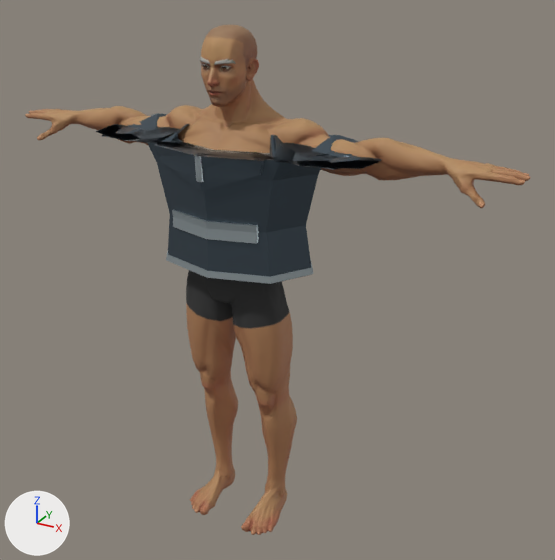
Two versions of the glTF model assets/characters/experimental/plate_chest-male.glb, one commit apart.
Both versions are drawn from a 50 mm camera at (1.31, -2.06, 2.04) aimed at (0.11, 0.1, 0.96). The axes (+X, +Y, +Z) are drawn at lower left. The lights are the same throughout. The first picture is the older version. Vertices at exactly the same position are counted once.

The first picture shows 'Articulated abdominal overlap', 'Bound tunic hem', 'Breastplate folded center ridge', 'Faceted breastplate reinforcement', 'Pauldron bound front edge 1', 'Plate pauldron -1', 'Plate pauldron 1', 'Sleeve cuff binding 1', 'SuperHero_Male', 'plate tunic torso', 'plate upper sleeve -1', 'plate upper sleeve 1' and 2 more.
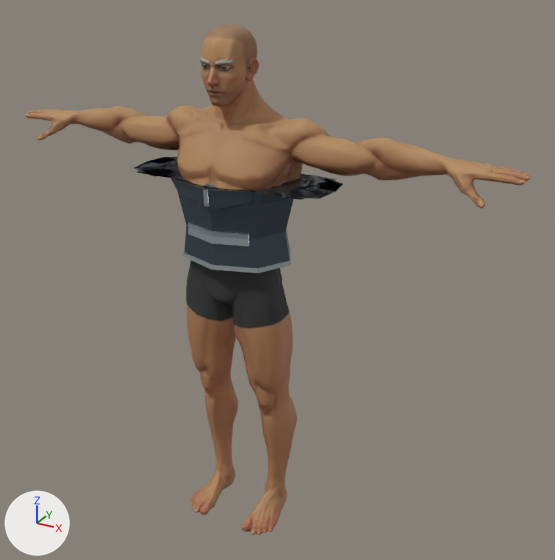
Pixel boxes [x1, y1, x2, y2] of what changed, in the pictures (555 x 560 px):
'plate tunic torso', reshaped (29% narrower, 33% shorter)
    before: [142, 129, 330, 284]
    after: [170, 169, 304, 273]
'Faceted breastplate reinforcement', reshaped (30% narrower, 29% shorter)
    before: [153, 143, 267, 191]
    after: [175, 178, 255, 212]
'plate upper sleeve 1', reshaped
    before: [269, 135, 382, 169]
    after: [260, 175, 342, 198]
'Articulated abdominal overlap', moved, rescaled (28% narrower, 29% shorter)
    before: [172, 210, 259, 244]
    after: [188, 222, 250, 246]
'Bound tunic hem', rescaled (26% narrower, 18% shorter)
    before: [166, 251, 313, 284]
    after: [183, 246, 291, 273]
'plate upper sleeve -1', reshaped
    before: [99, 113, 189, 142]
    after: [135, 157, 182, 178]
'Plate pauldron 1', reshaped
    before: [273, 143, 375, 170]
    after: [263, 174, 336, 200]
'Plate pauldron -1', reshaped
    before: [102, 125, 179, 143]
    after: [137, 156, 178, 178]
'Breastplate folded center ridge', moved, rescaled
    before: [195, 153, 205, 182]
    after: [203, 187, 209, 206]
'Sleeve cuff binding 1', reshaped
    before: [302, 161, 378, 169]
    after: [274, 178, 343, 199]
'Pauldron bound front edge 1', moved, rescaled
    before: [295, 161, 311, 167]
    after: [273, 193, 286, 197]

Patch to the scene script:
```diff
--- a/assets/characters/experimental/plate_chest-male.glb.py
+++ b/assets/characters/experimental/plate_chest-male.glb.py
@@ me_mesh_0 @@
-me_mesh_0.from_pydata(...)  # 96 vertices, 192 faces; spans x -0.353..0.353, y -0.173..0.22, z 1.04..1.46
+me_mesh_0.from_pydata(...)  # 96 vertices, 192 faces; spans x -0.253..0.253, y -0.141..0.185, z 1.058..1.344
+# me_mesh_0 part 1: 96 of 96 vertices moved; they spanned x -0.353..0.353, y -0.173..0.22, z 1.04..1.46 and now span x -0.253..0.253, y -0.141..0.185, z 1.058..1.344; mean shift (0.0, 0.0, -0.078)
 me_mesh_0.materials.append(mat_steel)
@@ me_mesh_2 @@
-me_mesh_2.from_pydata(...)  # 32 vertices, 64 faces; spans x -0.29..0.29, y -0.163..0.224, z 1.042..1.065
+me_mesh_2.from_pydata(...)  # 32 vertices, 64 faces; spans x -0.209..0.209, y -0.133..0.188, z 1.059..1.075
+# me_mesh_2 part 2: the whole mesh is scaled about its middle by (0.72, 0.83, 0.68), then moved by (0.0, -0.003, 0.014)
 me_mesh_2.materials.append(mat_steel_edge_001)
@@ me_mesh_3 @@
-me_mesh_3.from_pydata(...)  # 55 vertices, 92 faces; spans x -0.204..0.204, y -0.188..-0.115, z 1.337..1.45
+me_mesh_3.from_pydata(...)  # 55 vertices, 92 faces; spans x -0.147..0.147, y -0.153..-0.093, z 1.26..1.337
+# me_mesh_3 part 3: 55 of 55 vertices moved; they spanned x -0.204..0.204, y -0.188..-0.115, z 1.337..1.45 and now span x -0.147..0.147, y -0.153..-0.093, z 1.26..1.337; mean shift (0.001, 0.027, -0.106)
 me_mesh_3.materials.append(mat_steel_001)
@@ me_mesh_4 @@
-me_mesh_4.from_pydata(...)  # 46 vertices, 86 faces; spans x -0.0102..0.0102, y -0.195..-0.1564, z 1.3694..1.4502
+me_mesh_4.from_pydata(...)  # 46 vertices, 86 faces; spans x -0.0074..0.0074, y -0.1594..-0.1274, z 1.2818..1.3368
+# me_mesh_4 part 4: the whole mesh is scaled about its middle by (0.72, 0.83, 0.68), then moved by (0.0, 0.0323, -0.1006)
 me_mesh_4.materials.append(mat_steel_edge_002)
@@ me_mesh_5 @@
-me_mesh_5.from_pydata(...)  # 26 vertices, 48 faces; spans x -0.16..0.16, y -0.159..-0.1, z 1.174..1.232
+me_mesh_5.from_pydata(...)  # 26 vertices, 48 faces; spans x -0.116..0.116, y -0.129..-0.08, z 1.149..1.189
+# me_mesh_5 part 5: the whole mesh is scaled about its middle by (0.72, 0.83, 0.68), then moved by (0.0, 0.024, -0.034)
 me_mesh_5.materials.append(mat_steel_edge_003)
@@ me_mesh_8 @@
-me_mesh_8.from_pydata(...)  # 79 vertices, 154 faces; spans x -0.506..-0.155, y -0.14..0.186, z 1.403..1.502
+me_mesh_8.from_pydata(...)  # 79 vertices, 154 faces; spans x -0.364..-0.148, y -0.114..0.157, z 1.315..1.34
+# me_mesh_8 part 6: 79 of 79 vertices moved; they spanned x -0.506..-0.155, y -0.14..0.186, z 1.403..1.502 and now span x -0.364..-0.148, y -0.114..0.157, z 1.315..1.34; mean shift (0.079, -0.003, -0.124)
 me_mesh_8.materials.append(mat_steel_002)
@@ me_mesh_10 @@
-me_mesh_10.from_pydata(...)  # 12 vertices, 20 faces; spans x -0.488..-0.187, y -0.128..0.174, z 1.45..1.481
+me_mesh_10.from_pydata(...)  # 12 vertices, 20 faces; spans x -0.351..-0.163, y -0.104..0.147, z 1.325..1.337
+# me_mesh_10 part 7: 12 of 12 vertices moved; they spanned x -0.488..-0.187, y -0.128..0.174, z 1.45..1.481 and now span x -0.351..-0.163, y -0.104..0.147, z 1.325..1.337; mean shift (0.086, 0.0, -0.125)
 me_mesh_10.materials.append(mat_steel_003)
@@ me_mesh_12 @@
-me_mesh_12.from_pydata(...)  # 79 vertices, 154 faces; spans x 0.155..0.506, y -0.14..0.186, z 1.403..1.502
+me_mesh_12.from_pydata(...)  # 79 vertices, 154 faces; spans x 0.148..0.364, y -0.114..0.157, z 1.315..1.34
+# me_mesh_12 part 8: 79 of 79 vertices moved; they spanned x 0.155..0.506, y -0.14..0.186, z 1.403..1.502 and now span x 0.148..0.364, y -0.114..0.157, z 1.315..1.34; mean shift (-0.079, -0.003, -0.124)
 me_mesh_12.materials.append(mat_steel_004)
@@ me_mesh_13 @@
-me_mesh_13.from_pydata(...)  # 30 vertices, 60 faces; spans x 0.222..0.506, y -0.129..0.171, z 1.449..1.48
+me_mesh_13.from_pydata(...)  # 30 vertices, 60 faces; spans x 0.177..0.364, y -0.105..0.144, z 1.329..1.337
+# me_mesh_13 part 9: 30 of 30 vertices moved; they spanned x 0.222..0.506, y -0.129..0.171, z 1.449..1.48 and now span x 0.177..0.364, y -0.105..0.144, z 1.329..1.337; mean shift (-0.101, -0.004, -0.119)
 me_mesh_13.materials.append(mat_steel_edge_008)
@@ me_mesh_14 @@
-me_mesh_14.from_pydata(...)  # 12 vertices, 20 faces; spans x 0.187..0.488, y -0.128..0.174, z 1.45..1.481
+me_mesh_14.from_pydata(...)  # 12 vertices, 20 faces; spans x 0.163..0.351, y -0.104..0.147, z 1.325..1.337
+# me_mesh_14 part 10: 12 of 12 vertices moved; they spanned x 0.187..0.488, y -0.128..0.174, z 1.45..1.481 and now span x 0.163..0.351, y -0.104..0.147, z 1.325..1.337; mean shift (-0.086, 0.0, -0.125)
 me_mesh_14.materials.append(mat_steel_005)
@@ me_mesh_15 @@
-me_mesh_15.from_pydata(...)  # 12 vertices, 20 faces; spans x 0.2838..0.355, y -0.1363..-0.0867, z 1.4502
+me_mesh_15.from_pydata(...)  # 12 vertices, 20 faces; spans x 0.2043..0.2556, y -0.1107..-0.0695, z 1.3368
+# me_mesh_15 part 11: the whole mesh is scaled about its middle by (0.72, 0.83, -0.0909), then moved by (-0.0894, 0.0214, -0.1135)
 me_mesh_15.materials.append(mat_steel_edge_009)
```
